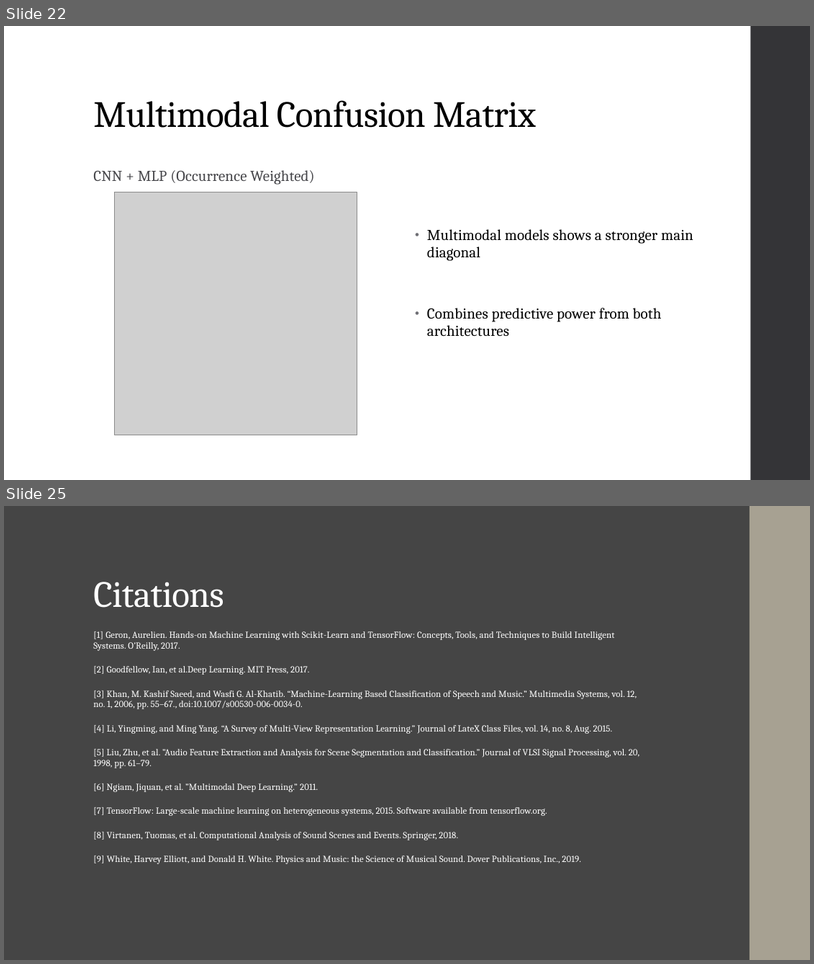
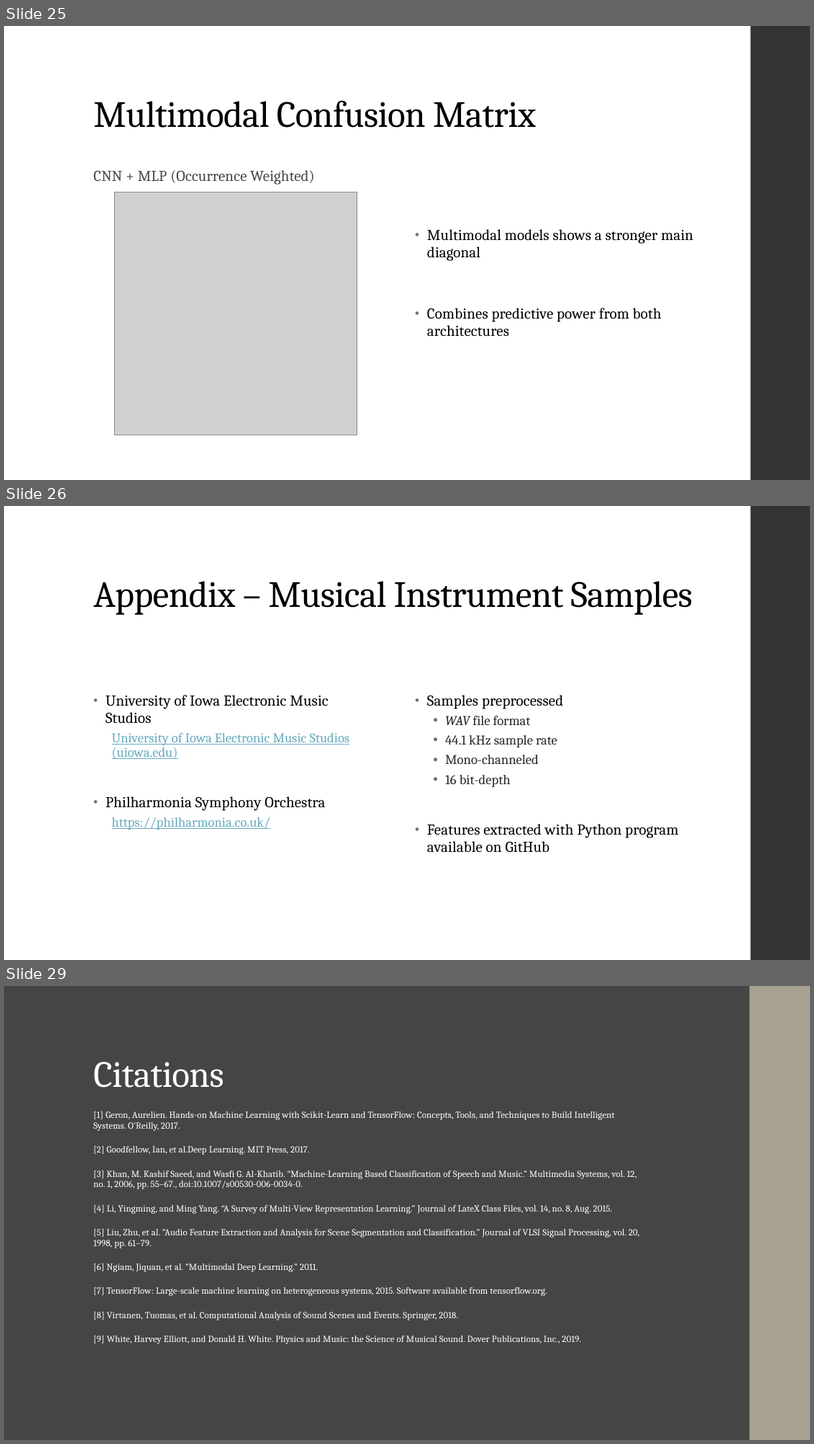
Before and after one commit to landonbuell/Buell-Senior-Thesis, a slide deck: JMMPaper/Musical Instrument Classification Using a Hybrid Neural Network BuellShortv1.pptx. Shown one above the other, each under a label of ours: slides 22 and 25 before the commit, slides 25, 26 and 29 after it; the slides between them are not shown. The pictures are 814x964 and 814x1444 pixels, drawn with LibreOffice and Linux fonts; fonts in the diff are those of the drawing; grey boxes stand for pictures. Boxes give left, top, right and bottom in pixels: in the first picture for what was removed or moved away, otherwise in the second. Text is boxed around its words. In the diff, an @@ line names an element or a change of style, - is before the commit and + after.

```diff
--- a/JMMPaper/Musical Instrument Classification Using a Hybrid Neural Network BuellShortv1.pptx
+++ b/JMMPaper/Musical Instrument Classification Using a Hybrid Neural Network BuellShortv1.pptx
@@ slide 26 added at (4,506,810,960), background #FFFFFF; not listed: 1 template element that a slide beside it also shows @@
@@ title added at (93,581,693,615), 44 pt, text #000000 @@
+Appendix – Musical Instrument Samples
@@ text added at (106,695,350,829), 16 pt, text #67AABF, underline @@
+• University of Iowa Electronic Music Studios
+  University of Iowa Electronic Music Studios (uiowa.edu)
+• Philharmonia Symphony Orchestra
+  https://philharmonia.co.uk/
@@ text added at (427,695,679,852), 18 pt, text #000000 @@
+• Samples preprocessed
+  • WAV file format
+  • 44.1 kHz sample rate
+  • Mono-channeled
+  • 16 bit-depth
+• Features extracted with Python program available on GitHub
@@ what was slide 22 is now slide 25 @@
@@ what was slide 25 is now slide 29 @@
```
Also in this commit, not shown: 5 slides changed, 4 other slides added, 1 slide removed, 1 other file.
